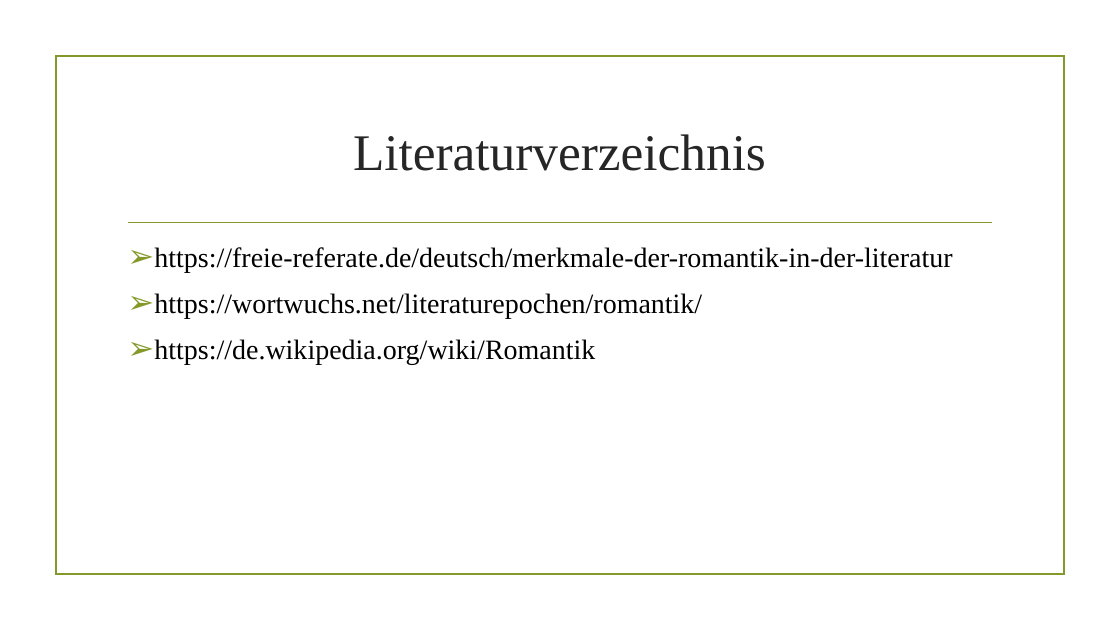
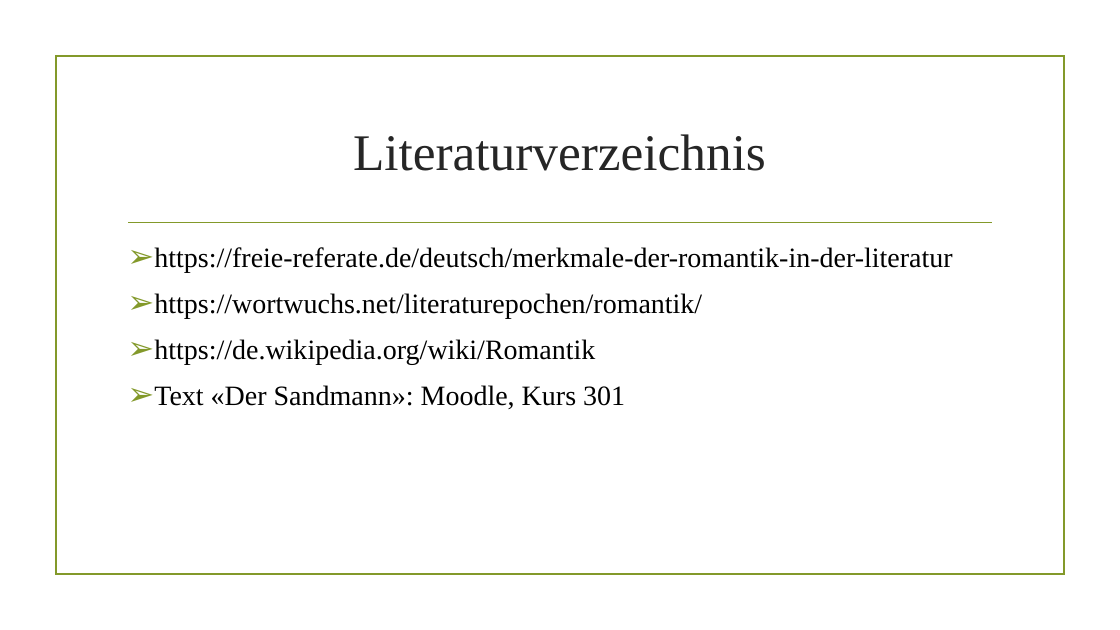
Before and after one commit to AkazeX/Schule, a slide deck: slide 14 of BM/Deutsch/Romantik/Romantik.pptx (slide 12 before the commit). Drawn at 1120x630 pixels with LibreOffice and Linux fonts; fonts in the diff are those of the drawing; background and template pictures are left out. Boxes give left, top, right and bottom in pixels: in the first picture for what was removed or moved away, otherwise in the second. Text is boxed around its words. In the diff, an @@ line names an element or a change of style, - is before the commit and + after.

```diff
--- a/BM/Deutsch/Romantik/Romantik.pptx
+++ b/BM/Deutsch/Romantik/Romantik.pptx
@@ text at (x1=154, y1=385, x2=625, y2=409): paragraph added @@
+➢ Text «Der Sandmann»: Moodle, Kurs 301
```
Also in this commit, not shown: 9 other slides changed, 2 slides added, 3 other files.
